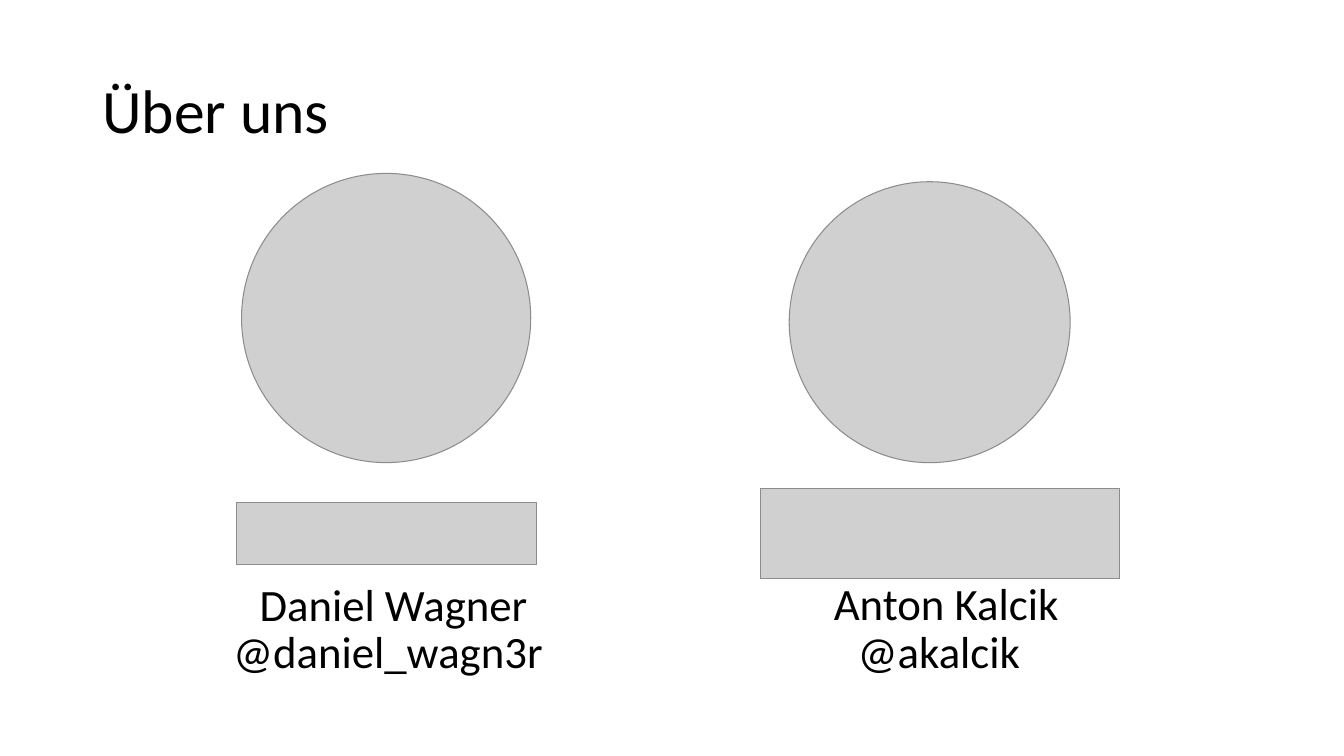
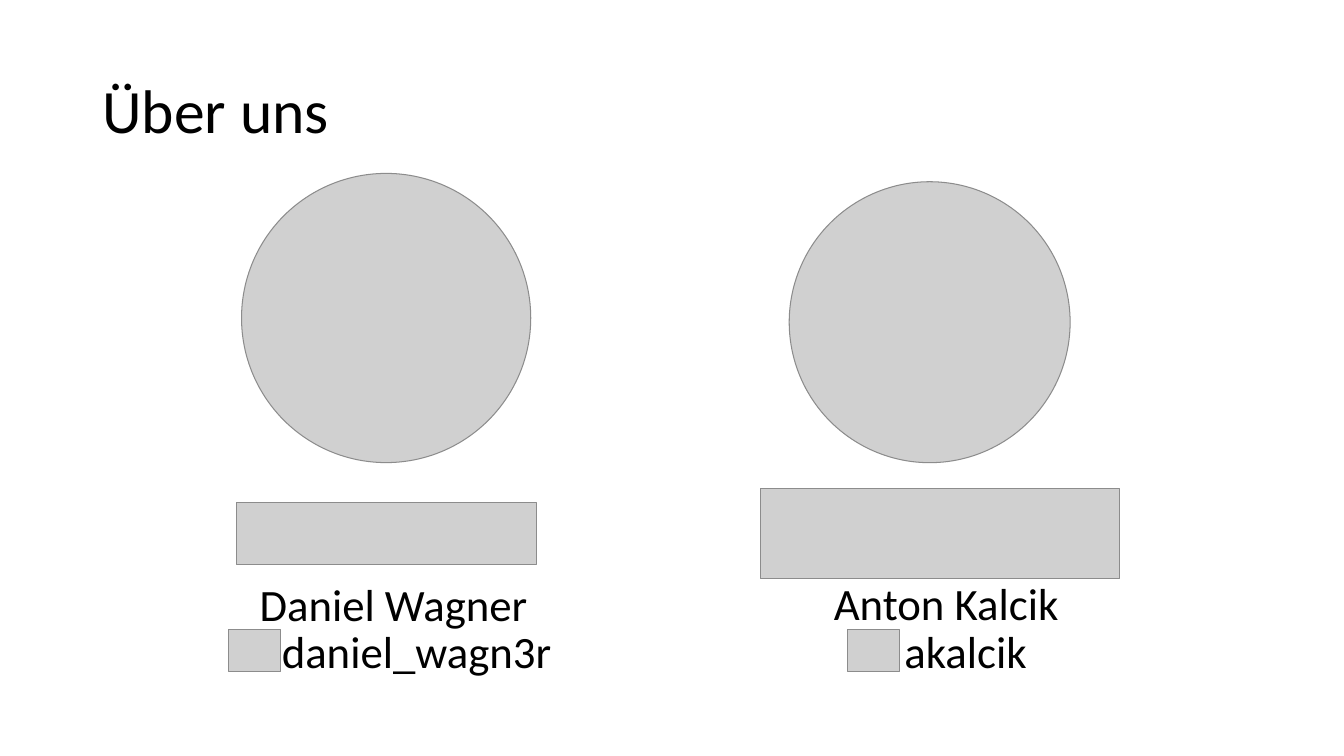
Before and after one commit to danielwagn3r/openid-workshop, a slide deck: slide 2 of OpenID & OAuth.pptx. Drawn at 1344x756 pixels with LibreOffice and Linux fonts; fonts in the diff are those of the drawing; grey boxes stand for pictures. Boxes give left, top, right and bottom in pixels: in the first picture for what was removed or moved away, otherwise in the second. Text is boxed around its words. In the diff, an @@ line names an element or a change of style, - is before the commit and + after.

```diff
--- a/OpenID & OAuth.pptx
+++ b/OpenID & OAuth.pptx
@@ picture added at [229,629,280,671] @@
@@ picture added at [848,629,899,671] @@
@@ text at [282,637,551,676]: text changed @@
-@daniel_wagn3r
+daniel_wagn3r
@@ text at [904,637,1026,669]: text changed @@
-@akalcik
+akalcik
```
Also in this commit, not shown: 20 other slides changed, 1 slide added.
